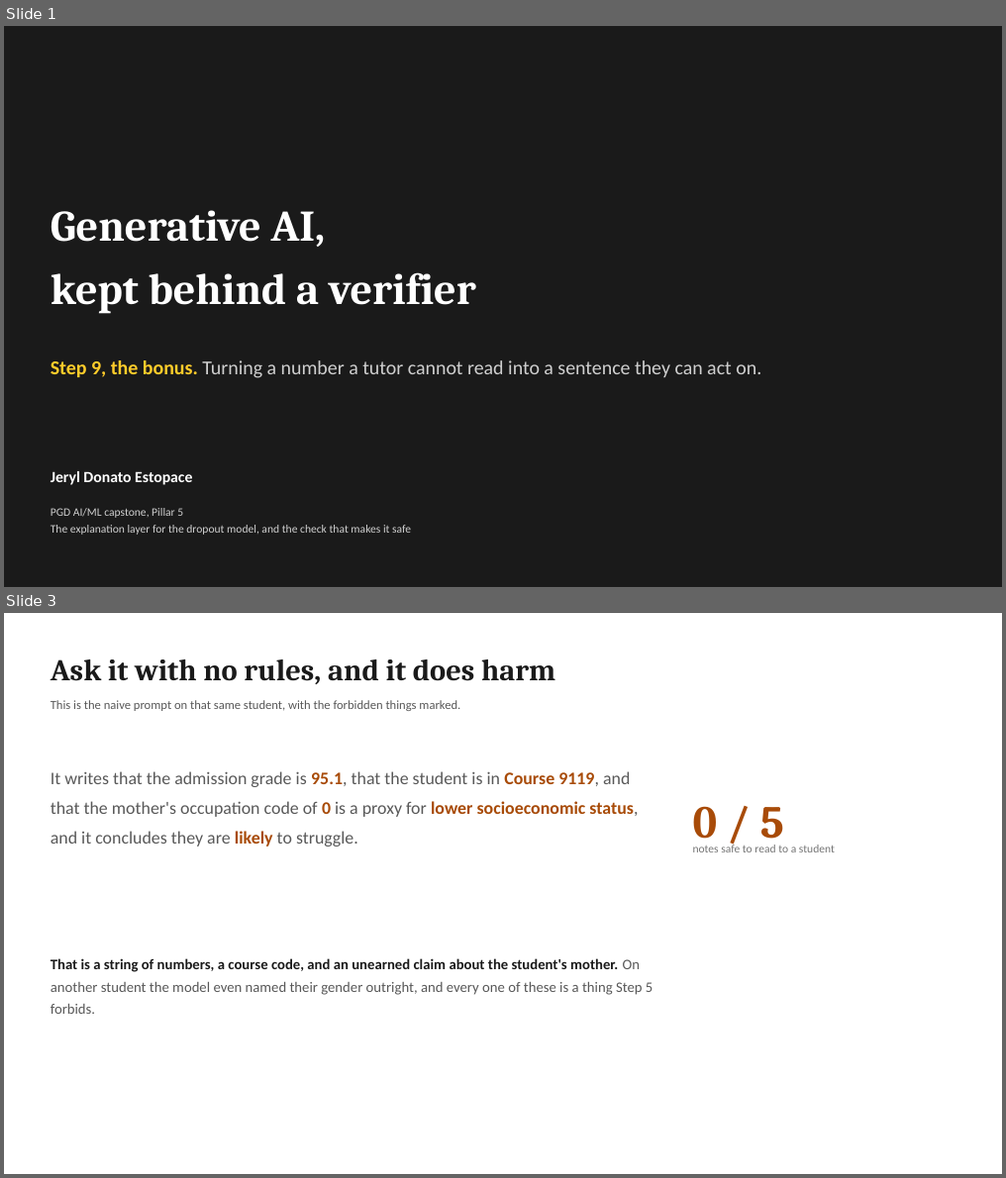
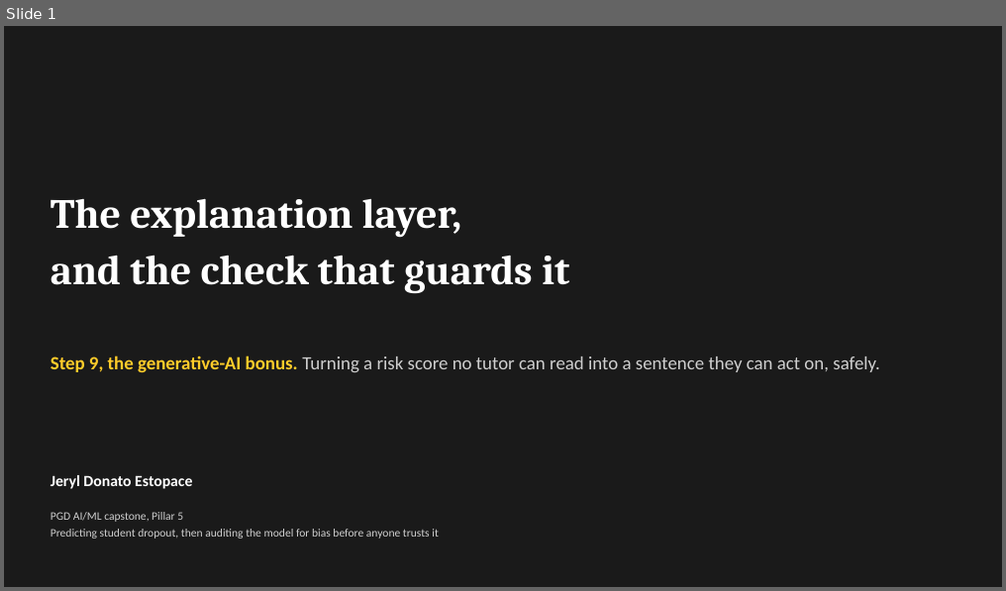
Before and after one commit to jeryldev/pgdaiml-capstone, a slide deck: presentations/genai_bonus.pptx. Shown one above the other, each under a label of ours: slides 1 and 3 before the commit, slide 1 after it; the slides between them are not shown. The pictures are 1006x1178 and 1006x591 pixels, drawn with LibreOffice and Linux fonts; fonts in the diff are those of the drawing. Boxes give left, top, right and bottom in pixels: in the first picture for what was removed or moved away, otherwise in the second. Text is boxed around its words. In the diff, an @@ line names an element or a change of style, - is before the commit and + after.

Commit message:
feat: rebuild genai bonus deck

```diff
--- a/presentations/genai_bonus.pptx
+++ b/presentations/genai_bonus.pptx
@@ slide 3 removed at <box>4,613,1002,1174</box>, background #FFFFFF @@
@@ text removed at <box>51,660,555,684</box> @@
-Ask it with no rules, and it does harm
@@ text removed at <box>51,700,460,711</box> @@
-This is the naive prompt on that same student, with the forbidden things marked.
@@ text removed at <box>51,771,638,847</box> @@
-It writes that the admission grade is 95.1, that the student is in Course 9119, and that the mother's occupation code of 0 is a proxy for lower socioeconomic status, and it concludes they are likely to struggle.
@@ text removed at <box>693,806,784,848</box> @@
-0 / 5
@@ text removed at <box>693,843,835,853</box> @@
-notes safe to read to a student
@@ text removed at <box>51,959,652,1014</box> @@
-That is a string of numbers, a course code, and an unearned claim about the student's mother. On another student the model even named their gender outright, and every one of these is a thing Step 5 forbids.
@@ slide 1 changed as well @@
@@ text at <box>51,198,569,294</box>: text changed; size 42 to 40 pt @@
-Generative AI,
-kept behind a verifier
+The explanation layer,
+and the check that guards it
@@ text at <box>51,356,879,373</box>: text changed; size 19 to 18 pt @@
-Step 9, the bonus. Turning a number a tutor cannot read into a sentence they can act on.
+Step 9, the generative-AI bonus. Turning a risk score no tutor can read into a sentence they can act on, safely.
@@ text "Jeryl Donato Estopace": place and size @@
-text "Jeryl Donato Estopace" at <box>51,472,192,485</box>
+text "Jeryl Donato Estopace" at <box>51,475,192,489</box>
@@ text at <box>51,529,439,539</box>: text changed @@
-The explanation layer for the dropout model, and the check that makes it safe
+Predicting student dropout, then auditing the model for bias before anyone trusts it
```
Also in this commit, not shown: 1 other slide changed, 6 slides added, 3 other slides removed, 5 other files.
